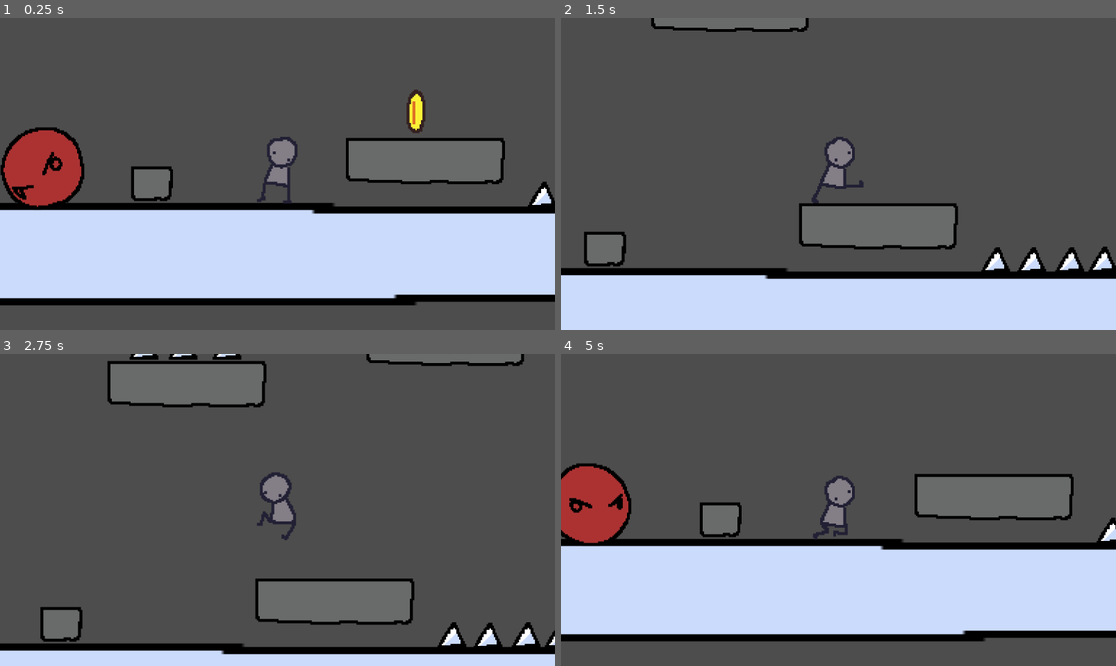
Above: before the commit, frames 1-4 (two rows, left to right).
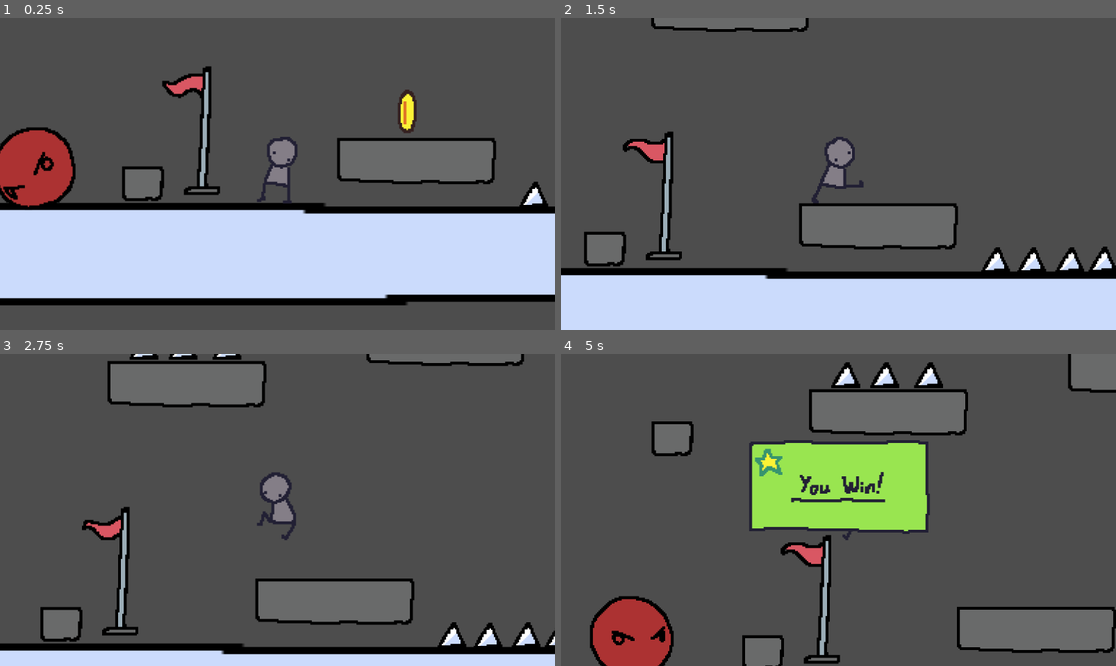
Above: after the commit, the same moments.

Repository: Helia8/platform
Game: Godot game, scene res://scenes/Level/Level1.tscn
Two runs of this game, one before a commit and one after it. Both use one fixed random seed, a clock stepped at 60 frames per second and the inputs below.
Inputs:
- Up to frame 1 (0.25 s): no input
- Up to frame 2 (1.5 s): tap Enter (ui_accept) at 0.5, 0.77 s; hold Right (ui_right) from 0.53 s (still down)
- Up to frame 3 (2.75 s): tap Enter (ui_accept) at 1.52 s; release Right (ui_right) at 2.03 s; hold Left (ui_left) from 2.03 s (still down)
- Up to frame 4 (5 s): tap Enter (ui_accept) at 3.02, 3.77, 4.52 s; release Left (ui_left) at 4.28 s; hold Right (ui_right) from 4.28 s (still down)

The runs differ from the first frame. In frame 1, 4.8% of the frame differs, in the area x 0-100%, y 15-93%; in frame 2, 1.3%; in frame 3, 1.2%; in frame 4, 58%, in the area x 0-100%, y 0-100%.

Commit message:
fix: death anim + win screen

Diff:
--- a/scenes/Ennemies/BasicEnnemy.tscn
+++ b/scenes/Ennemies/BasicEnnemy.tscn
@@ -24,7 +24,7 @@
 [ext_resource type="Texture2D" uid="uid://f17wyuygm0de" path="res://assets/anims/enemies/enemy_ball_death13.png" id="15_0isgx"]
 
 [sub_resource type="CircleShape2D" id="CircleShape2D_ud4je"]
-radius = 119.0042
+radius = 140.01428
 
 [sub_resource type="SpriteFrames" id="SpriteFrames_4uoob"]
 animations = [{
@@ -106,10 +106,10 @@
 }]
 
 [sub_resource type="CircleShape2D" id="CircleShape2D_06wfx"]
-radius = 135.0
+radius = 134.01492
 
 [sub_resource type="RectangleShape2D" id="RectangleShape2D_06wfx"]
-size = Vector2(205, 56)
+size = Vector2(205, 30)
 
 [node name="BasicEnnemy" type="CharacterBody2D" unique_id=1010090589]
 script = ExtResource("1_ud4je")
@@ -135,7 +135,7 @@
 [node name="EnnemyHurtbox" type="Area2D" parent="." unique_id=1072736950]
 
 [node name="HurtboxCollision" type="CollisionShape2D" parent="EnnemyHurtbox" unique_id=938179199]
-position = Vector2(2.5, -117)
+position = Vector2(2.5, -130)
 shape = SubResource("RectangleShape2D_06wfx")
 
 [connection signal="body_entered" from="EnnemyArea" to="." method="_on_ennemy_area_body_entered"]
--- a/scenes/Level/Level1.tscn
+++ b/scenes/Level/Level1.tscn
@@ -30,7 +30,7 @@
 shape = SubResource("RectangleShape2D_p0hel")
 
 [node name="Player" parent="." unique_id=780849214 instance=ExtResource("2_h32uy")]
-position = Vector2(181, 374)
+position = Vector2(212, 375)
 
 [node name="Camera2D" type="Camera2D" parent="Player" unique_id=578441604]
 zoom = Vector2(0.6, 0.6)
@@ -45,7 +45,7 @@
 position = Vector2(1098, 455)
 
 [node name="WinFlag" parent="." unique_id=1563577584 instance=ExtResource("5_8x4nf")]
-position = Vector2(5754, 147)
+position = Vector2(-48, 141)
 
 [node name="BasicEnnemy" parent="." unique_id=775499948 instance=ExtResource("6_7s6sr")]
 position = Vector2(3311, 345)
--- a/scenes/WinScreen.tscn
+++ b/scenes/WinScreen.tscn
@@ -44,7 +44,7 @@
 "duration": 1.0,
 "texture": ExtResource("6_eog5u")
 }],
-"loop": true,
+"loop": false,
 "name": &"idle",
 "speed": 5.0
 }]
--- a/src/Ennemies/basic_ennemy.gd
+++ b/src/Ennemies/basic_ennemy.gd
@@ -22,7 +22,7 @@
 func _update_animation() -> void:
 	if not is_dead:
 		anim.play("walk")
-	else :
+	elif anim.animation != "death":
 		anim.play("death")
 
 func random_wander():
--- a/src/win_screen.gd
+++ b/src/win_screen.gd
@@ -3,4 +3,8 @@
 @onready var anim: AnimatedSprite2D = $WinScreenAnimation
 func start():
 	anim.visible = true
-	anim.play()
+	anim.play("default")
+
+func _process(delta: float):
+	if (!anim.is_playing() and anim.visible):
+		anim.play("idle")
Not shown: 1 places in scenes/Level/Level1.tscn that only renumber resources
Not shown: 1 places in scenes/WinScreen.tscn that only renumber resources
